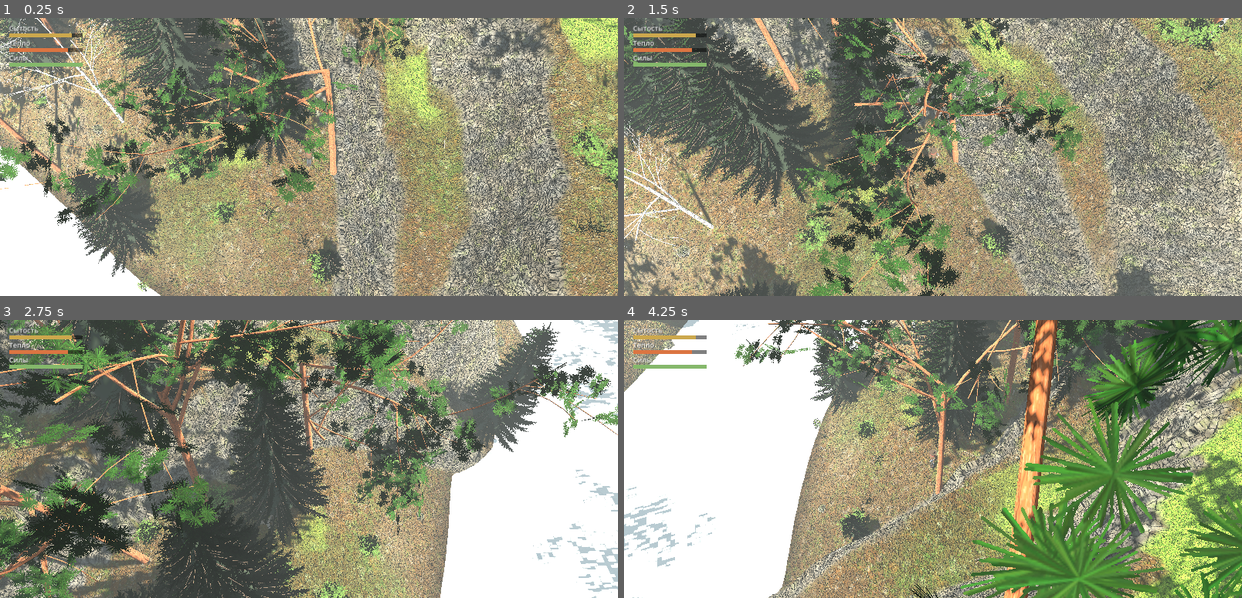
Above: before the commit, frames 1-4 (two rows, left to right).
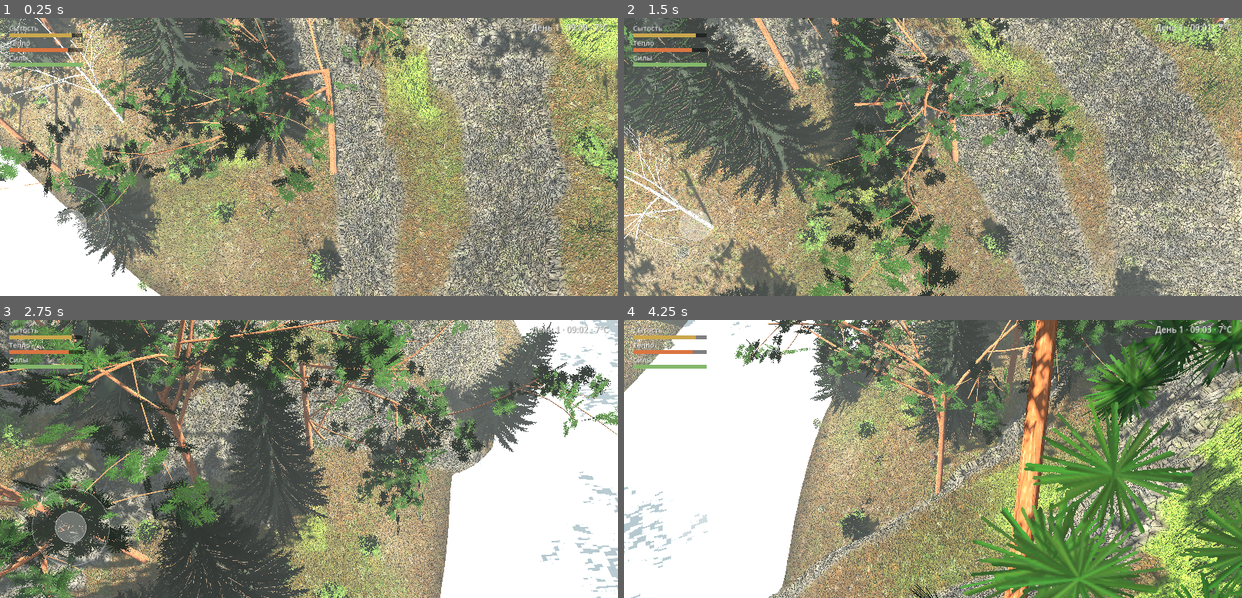
Above: after the commit, the same moments.

Repository: Masuku4129/Game
Game: Godot game, scene res://scenes/main.tscn
Same seed, same stepped clock (60 frames per second), same inputs: the game is played once before the commit and once after it.
Inputs (mouse positions are in pixels of both pictures, inside the frame that each line leads up to):
- Up to frame 1 (0.25 s): no input
- Up to frame 2 (1.5 s): move the mouse to (1068, 143) at 0.52 s; click (1068, 143) at 0.67 s; drag from (809, 170) to (902, 212) at 1.27 s
- Up to frame 3 (2.75 s): move the mouse to (370, 397) at 2.02 s; click (370, 397) at 2.17 s
- Up to frame 4 (4.25 s): drag from (902, 514) to (747, 417) at 2.77 s; move the mouse to (1118, 500) at 3.52 s; click (1118, 500) at 3.67 s

The runs differ from the first frame. In frame 1, 2.0% of the frame differs, in the area x 0-100%, y 0-91%; in frame 2, 6.0%; in frame 3, 7.4%; in frame 4, 8.9%, in the area x 0-100%, y 0-100%.
Error before the commit: Parse Error: The function signature doesn't match the parent. Parent signature is "_set(StringName, Variant) -> bool". (res://scripts/joystick.gd:26)

Commit message:
Переименовать метод джойстика (конфликт с Object._set)
Co-Authored-By: Claude Sonnet 5.5 <noreply@anthropic.com>
Claude-Session: https://claude.ai/code/session_01XvKRdkiSDocUeZA2A8yViW

Diff:
--- a/game/scripts/joystick.gd
+++ b/game/scripts/joystick.gd
@@ -12,7 +12,7 @@
 	if e is InputEventScreenTouch:
 		if e.pressed and touch_id == -1 and get_global_rect().has_point(e.position):
 			touch_id = e.index
-			_set(e.position)
+			_update_value(e.position)
 			get_viewport().set_input_as_handled()
 		elif not e.pressed and e.index == touch_id:
 			touch_id = -1
@@ -20,10 +20,10 @@
 			queue_redraw()
 			get_viewport().set_input_as_handled()
 	elif e is InputEventScreenDrag and e.index == touch_id:
-		_set(e.position)
+		_update_value(e.position)
 		get_viewport().set_input_as_handled()
 
-func _set(pos: Vector2) -> void:
+func _update_value(pos: Vector2) -> void:
 	var v := (pos - _center()) / RADIUS
 	value = v.limit_length(1.0)
 	queue_redraw()
